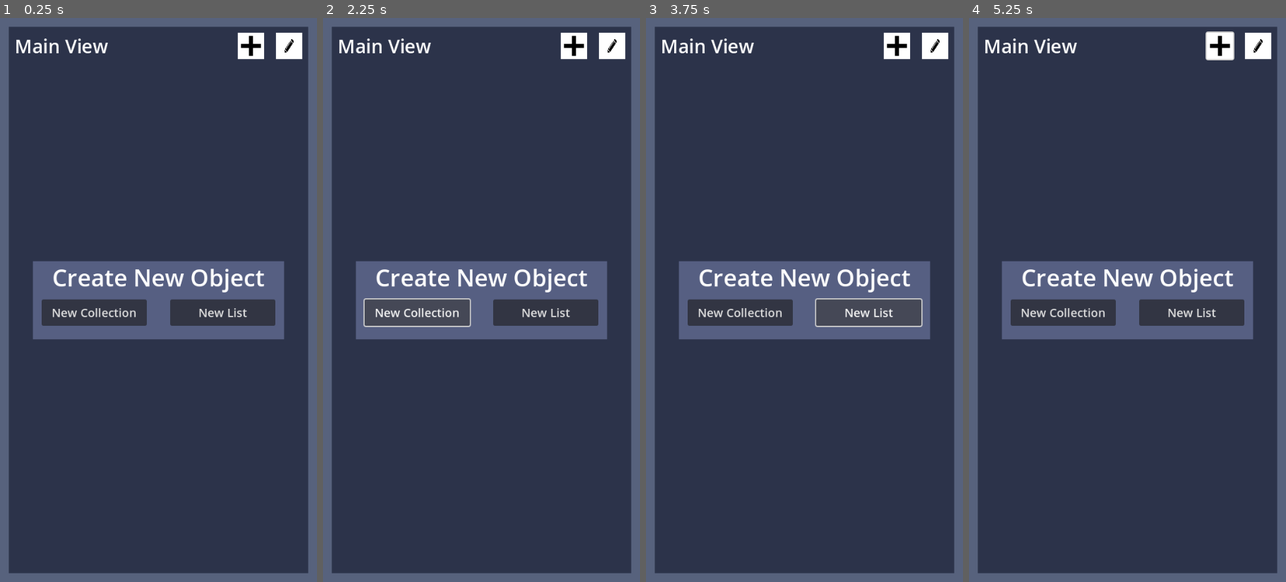
Above: before the commit, frames 1-4 (left to right).
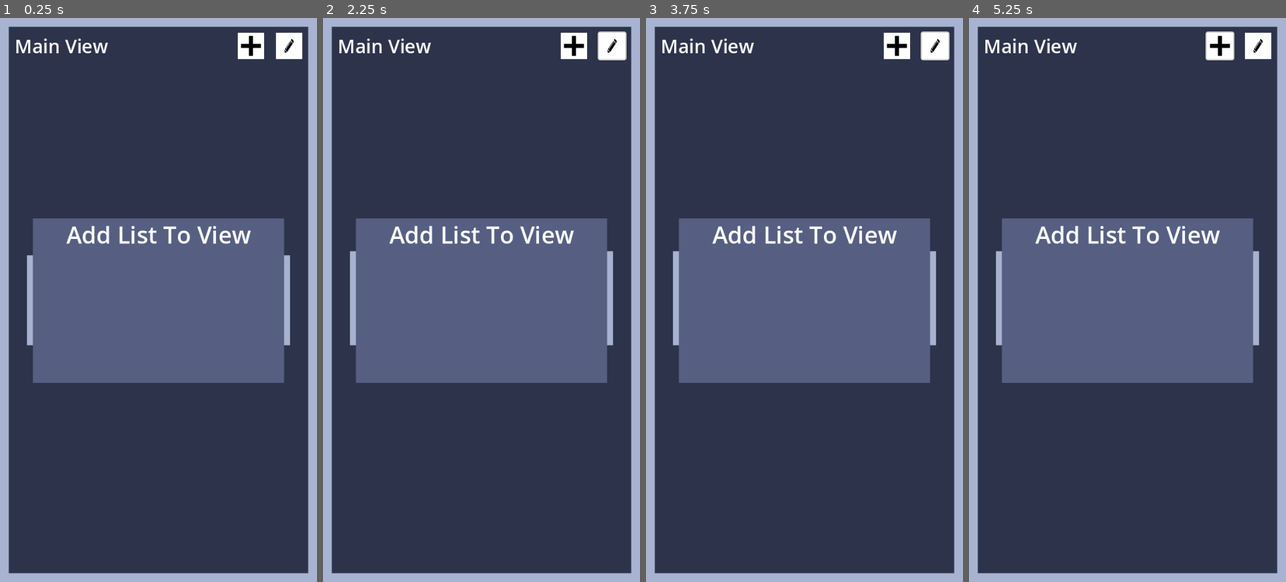
Above: after the commit, the same moments.

Repository: ItsDaBenji/ListMaker
Game: Godot game, scene res://Main.tscn
Same seed, same stepped clock (60 frames per second), same inputs: the game is played once before the commit and once after it. Before the commit the project starts from res://TestScene.tscn.
Inputs (mouse positions are in pixels of both pictures, inside the frame that each line leads up to):
- Up to frame 1 (0.25 s): no input
- Up to frame 2 (2.25 s): click (611, 46) at 0.5 s; click (611, 46) at 1.25 s; click "New Collection" at 2 s
- Up to frame 3 (3.75 s): click "New Collection" at 2.75 s; click "New List" at 3.5 s
- Up to frame 4 (5.25 s): click "New List" at 4.25 s; click (1219, 46) at 5 s

The runs differ from the first frame. In frame 1, 26% of the frame differs, in the area x 0-100%, y 0-100%; in frame 2, 26%; in frame 3, 26%; in frame 4, 26%.
Error after the commit: Invalid call. Nonexistent function 'add_child' in base 'Nil'. (res://AddListToViewMenu.gd:22)

Commit message:
Made all internal links stay on same page and removed interface button

Diff:
--- a/TestScene.tscn
+++ b/Main.tscn
@@ -1,10 +1,10 @@
 [gd_scene load_steps=6 format=3 uid="uid://ban3nfevx8hss"]
 
-[ext_resource type="Texture2D" uid="uid://b0u6sbw1m70t1" path="res://plus_sign_v2.png" id="1_mfimh"]
-[ext_resource type="Script" path="res://Main.gd" id="1_skjuk"]
-[ext_resource type="Texture2D" uid="uid://ceg4j5t22obsn" path="res://pen_icon.jpg" id="2_rduxf"]
-[ext_resource type="Script" path="res://NewObjectCreateMenu.gd" id="4_66uy1"]
-[ext_resource type="Script" path="res://AddListToViewMenu.gd" id="4_ousgn"]
+[ext_resource type="Script" path="res://Main.gd" id="1_chtqn"]
+[ext_resource type="Texture2D" uid="uid://b0u6sbw1m70t1" path="res://plus_sign_v2.png" id="2_xpejh"]
+[ext_resource type="Texture2D" uid="uid://ceg4j5t22obsn" path="res://pen_icon.jpg" id="3_46e56"]
+[ext_resource type="Script" path="res://NewObjectCreateMenu.gd" id="4_15tga"]
+[ext_resource type="Script" path="res://AddListToViewMenu.gd" id="5_a378w"]
 
 [node name="Main" type="Control"]
 layout_mode = 3
@@ -23,7 +23,7 @@
 anchor_bottom = 1.0
 grow_horizontal = 2
 grow_vertical = 2
-color = Color(0.343, 0.38465, 0.49, 1)
+color = Color(0.654902, 0.701961, 0.819608, 1)
 
 [node name="MainListView" type="MarginContainer" parent="."]
 layout_mode = 1
@@ -46,7 +46,7 @@
 grow_horizontal = 2
 grow_vertical = 2
 mouse_filter = 2
-color = Color(0.1711, 0.200825, 0.29, 1)
+color = Color(0.172549, 0.2, 0.290196, 1)
 
 [node name="MarginContainer" type="MarginContainer" parent="MainListView"]
 layout_mode = 2
@@ -145,16 +145,20 @@
 anchor_top = 0.5
 anchor_right = 0.5
 anchor_bottom = 0.5
-grow_horizontal = 2
-grow_vertical = 2
-script = ExtResource("4_66uy1")
+offset_left = -224.0
+offset_top = -634.0
+offset_right = 224.0
+offset_bottom = -481.0
+grow_horizontal = 2
+grow_vertical = 2
+script = ExtResource("4_15tga")
 
 [node name="ColorRect" type="ColorRect" parent="NewObjectCreateMenu"]
 custom_minimum_size = Vector2i(0, 153)
 layout_mode = 2
 offset_right = 448.0
 offset_bottom = 153.0
-color = Color(0.172549, 0.2, 0.290196, 1)
+color = Color(0.654902, 0.701961, 0.819608, 1)
 
 [node name="MarginContainer" type="MarginContainer" parent="NewObjectCreateMenu/ColorRect"]
 layout_mode = 1
@@ -174,7 +178,7 @@
 offset_top = 10.0
 offset_right = 438.0
 offset_bottom = 143.0
-color = Color(0.337255, 0.372549, 0.509804, 1)
+color = Color(0.172549, 0.2, 0.290196, 1)
 
 [node name="VBoxContainer" type="VBoxContainer" parent="NewObjectCreateMenu/ColorRect/MarginContainer"]
 layout_mode = 2
@@ -230,7 +234,6 @@
 text = "New List"
 
 [node name="AddListToViewMenu" type="MarginContainer" parent="."]
-visible = false
 custom_minimum_size = Vector2i(448, 0)
 layout_mode = 1
 anchors_preset = 8
@@ -238,16 +241,25 @@
 anchor_top = 0.5
 anchor_right = 0.5
 anchor_bottom = 0.5
-grow_horizontal = 2
-grow_vertical = 2
-script = ExtResource("4_ousgn")
+offset_left = -224.0
+offset_top = -76.5
+offset_right = 224.0
+offset_bottom = 76.5
+grow_horizontal = 2
+grow_vertical = 2
+theme_override_constants/margin_left = 0
+theme_override_constants/margin_top = 80
+theme_override_constants/margin_right = 0
+theme_override_constants/margin_bottom = 80
+script = ExtResource("5_a378w")
 
 [node name="ColorRect" type="ColorRect" parent="AddListToViewMenu"]
 custom_minimum_size = Vector2i(0, 153)
 layout_mode = 2
+offset_top = 80.0
 offset_right = 448.0
-offset_bottom = 153.0
-color = Color(0.172549, 0.2, 0.290196, 1)
+offset_bottom = 233.0
+color = Color(0.654902, 0.701961, 0.819608, 1)
 
 [node name="MarginContainer" type="MarginContainer" parent="AddListToViewMenu/ColorRect"]
 layout_mode = 1
@@ -312,5 +324,7 @@
 size_flags_vertical = 3
 theme_override_constants/separation = 10
 
+[connection signal="pressed" from="MainListView/MarginContainer/VBoxContainer/TopBanner/CreateNewList" to="NewObjectCreateMenu" method="_on_create_new_list_pressed"]
+[connection signal="pressed" from="NewObjectCreateMenu/ColorRect/MarginContainer/VBoxContainer/MarginContainer/HBoxContainer/Button" to="NewObjectCreateMenu" method="_on_button_pressed"]
 [connection signal="pressed" from="NewObjectCreateMenu/ColorRect/MarginContainer/VBoxContainer/MarginContainer/HBoxContainer/Button2" to="NewObjectCreateMenu" method="_on_button_2_pressed"]
 [connection signal="visibility_changed" from="AddListToViewMenu" to="AddListToViewMenu" method="_on_add_list_to_view_menu_visibility_changed"]
--- a/NewObjectCreateMenu.gd
+++ b/NewObjectCreateMenu.gd
@@ -1,9 +1,33 @@
 extends MarginContainer
 
+#@onready var animation_player : AnimationPlayer = $AnimationPlayer
+var offscreen_pos : int = -155
+var onscreen_pos : int = 397
 
-
+func _on_button_pressed():
+	var new_collection : Collection = Collection.new()
+	new_collection.collection_name = "Test Collection"
 
 func _on_button_2_pressed():
 	var test_list:List = List.new()
 	test_list.list_name = "Test List"
 	ResourceSaver.save(test_list, "res://Resources/Lists/NewListItem.tres")
+	var dir : DirAccess = DirAccess.open("res://Resources/Lists")
+	if dir:
+		dir.list_dir_begin()
+		var file_name = dir.get_next()
+		while file_name != "":
+			if dir.current_is_dir():
+				print("Found directory: " + file_name)
+			else:
+				print("Found file: " + file_name)
+			file_name = dir.get_next()
+	else:
+		print("Error, no directory found")
+
+
+
+func _on_create_new_list_pressed():
+	#animation_player.play("MoveIn")
+	var tween = create_tween().set_trans(Tween.TRANS_LINEAR).set_ease(Tween.EASE_IN_OUT)
+	tween.tween_property(self, "position", Vector2(46, onscreen_pos), 0.3)
--- a/Resources/Lists/NewListItem.tres
+++ /dev/null
@@ -1,8 +0,0 @@
-[gd_resource type="Resource" load_steps=2 format=3]
-
-[ext_resource type="Script" path="res://Scripts/List.gd" id="1_ormsu"]
-
-[resource]
-script = ExtResource("1_ormsu")
-list_name = "Test List"
-list_items = []
--- a/project.godot
+++ b/project.godot
@@ -33,7 +33,7 @@
 [application]
 
 config/name="ListMaker"
-run/main_scene="res://TestScene.tscn"
+run/main_scene="res://Main.tscn"
 config/features=PackedStringArray("4.0", "Mobile")
 config/icon="res://icon.svg"
 
Not shown: 3 places in Main.tscn that only renumber resources
